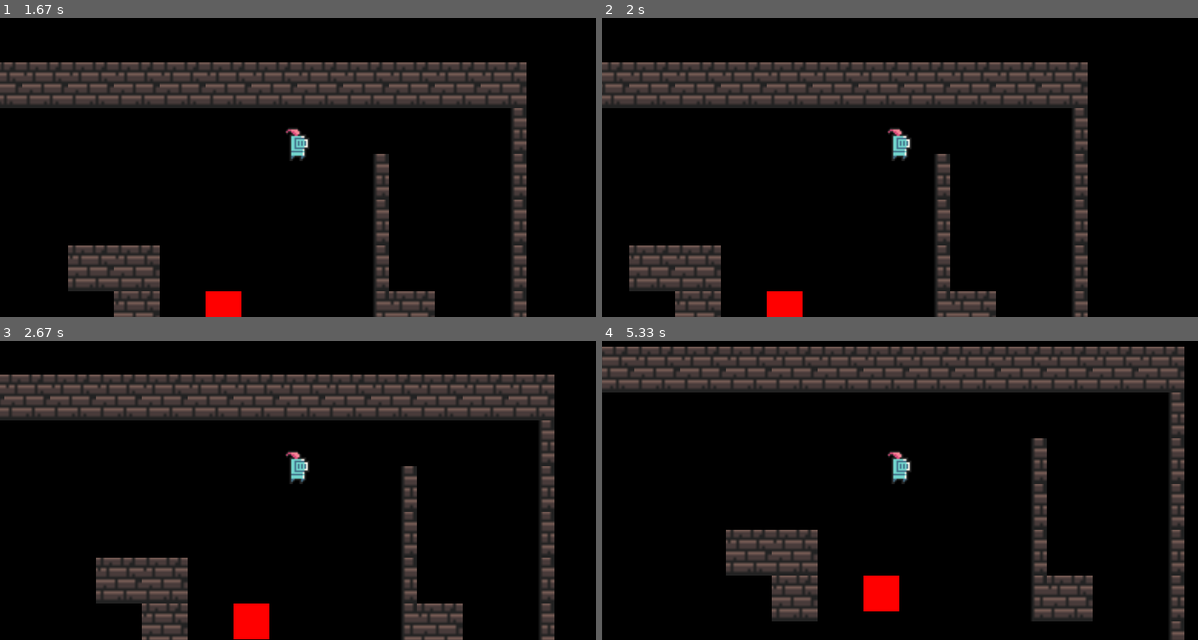
Above: before the commit, frames 1-4 (two rows, left to right).
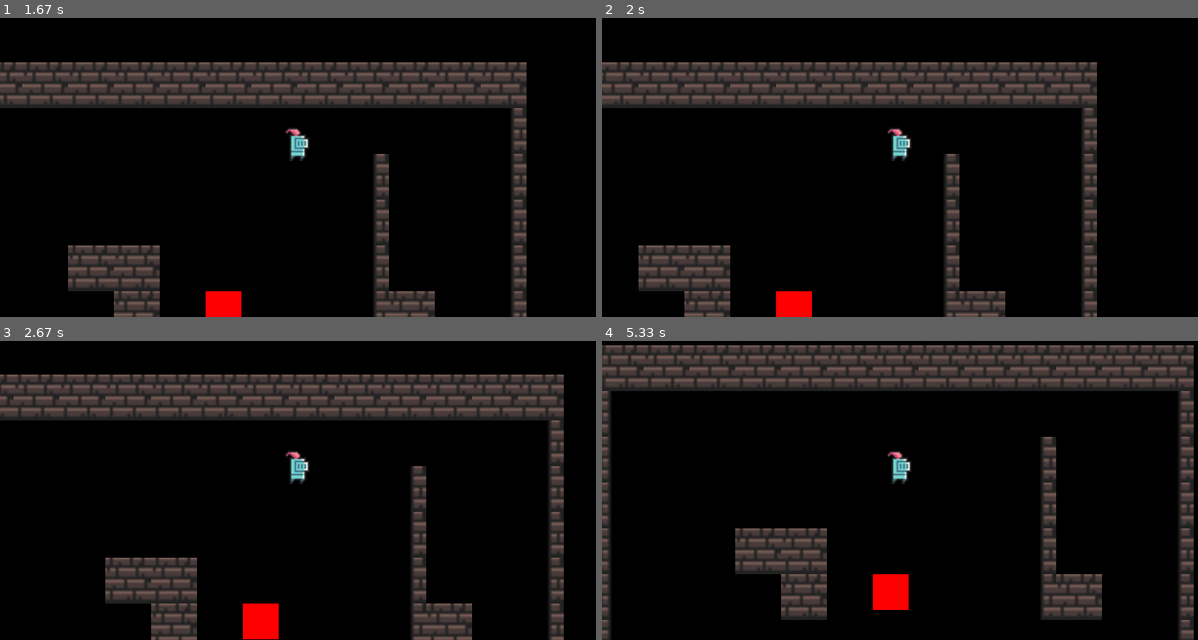
Above: after the commit, the same moments.

Repository: kobemaristela/ElChess
Game: pygame game, started from Map/rpg_game.py
Two runs of this game, one before a commit and one after it. Both use one fixed random seed, a clock stepped at 60 frames per second and the inputs below.
Inputs (mouse positions are in pixels of both pictures, inside the frame that each line leads up to):
- Up to frame 1 (1.67 s): click (298, 137) at 0.38 s; hold Right 0.67-1.13 s; hold Up 1.17-1.47 s; hold Right from 1.5 s (still down)
- Up to frame 2 (2 s): release Right at 1.97 s
- Up to frame 3 (2.67 s): hold Left 2-2.53 s; hold Down from 2.57 s (still down)
- Up to frame 4 (5.33 s): release Down at 2.87 s; hold Left 2.9-3.3 s; hold Up 3.33-3.7 s; hold Right 3.73-4.37 s; hold Down 4.4-4.77 s; hold Left 4.8-5.27 s; hold Right from 5.3 s (still down)

Frame 1 is identical in both runs. In frame 2, 8.5% of the frame differs, in the area x 0-84%, y 14-100%; in frame 3, 9.3%; in frame 4, 14%, in the area x 0-100%, y 1-100%.

Commit message:
added collision functionality

Diff:
--- a/Map/hero.py
+++ b/Map/hero.py
@@ -1,5 +1,6 @@
 import pygame
 import random
+import os
 from pygame.locals import (
     RLEACCEL,
     K_UP,
@@ -13,9 +14,9 @@
 
 
 class Hero(pygame.sprite.Sprite):
-    def __init__(self, position, groups, name, level=1, hp=3):
+    def __init__(self, position, groups, name, obstacle_sprites, level=1, hp=3):
         super().__init__(groups)
-        self.image = pygame.image.load('./Graphics-Audio/knight_player.png').convert_alpha()
+        self.image = pygame.image.load(os.pardir + '/Graphics-Audio/knight_player.png').convert_alpha()
         self.rect = self.image.get_rect(topleft = position)
 
         self.direction = pygame.math.Vector2()
@@ -25,6 +26,7 @@
         self.level = level
         self.hp = hp
 
+        self.obstacle_sprites = obstacle_sprites
 
     def __str__(self):
         return f'Hero {self.name} - Level: {self.level} Health: {self.hp}'
@@ -56,7 +58,23 @@
     def move(self, speed):
         if self.direction.magnitude() != 0:
             self.direction = self.direction.normalize()
-        self.rect.center += self.direction * speed
+        self.rect.x += self.direction.x * speed
+        self.collision("horizontal")
+        self.rect.y += self.direction.y * speed
+        self.collision("vertical")
+    def collision(self, direction):
+        collided_sprites = pygame.sprite.spritecollide(self, self.obstacle_sprites, False)
+        for sprite in collided_sprites:
+            if direction == "horizontal":
+                if self.direction.x > 0:
+                    self.rect.right = sprite.rect.left
+                if self.direction.x < 0:
+                    self.rect.left = sprite.rect.right
+            if direction == "vertical":
+                if self.direction.y > 0:
+                    self.rect.bottom = sprite.rect.top
+                if self.direction.y < 0:
+                    self.rect.top = sprite.rect.bottom
 
     def update(self):
         self.keyboard_input()
--- a/Map/map_tiles.py
+++ b/Map/map_tiles.py
@@ -1,4 +1,5 @@
 import pygame
+import os
 from map_constants import *
 from hero import Hero
 from monster import Monster
@@ -7,11 +8,11 @@
     def __init__(self, position, groups, type):
         super().__init__(groups)
         if type == 'mid':
-            self.image = pygame.image.load('./Graphics-Audio/wall_mid.png').convert_alpha()
+            self.image = pygame.image.load(os.pardir + '/Graphics-Audio/wall_mid.png').convert_alpha()
         elif type == 'left':
-            self.image = pygame.image.load('./Graphics-Audio/wall_left.png').convert_alpha()
+            self.image = pygame.image.load(os.pardir + '/Graphics-Audio/wall_left.png').convert_alpha()
         elif type == 'right':
-            self.image = pygame.image.load('./Graphics-Audio/wall_right.png').convert_alpha()
+            self.image = pygame.image.load(os.pardir + '/Graphics-Audio/wall_right.png').convert_alpha()
         self.rect = self.image.get_rect(topleft = position)
 
 # class Floor(pygame.sprite.Sprite):
@@ -23,13 +24,13 @@
 class Boss(pygame.sprite.Sprite):
     def __init__(self, position, groups):
         super().__init__(groups)
-        self.image = pygame.image.load('./Graphics-Audio/boss_pic.png').convert_alpha()
+        self.image = pygame.image.load(os.pardir + '/Graphics-Audio/boss_pic.png').convert_alpha()
         self.rect = self.image.get_rect(topleft = position)
 
 class Player(pygame.sprite.Sprite):
     def __init__(self, position, groups):
         super().__init__(groups)
-        self.image = pygame.image.load('./Graphics-Audio/knight_player.png').convert_alpha()
+        self.image = pygame.image.load(os.pardir + '/Graphics-Audio/knight_player.png').convert_alpha()
         self.rect = self.image.get_rect(topleft = position)
 
         self.direction = pygame.math.Vector2()
@@ -106,7 +107,7 @@
                 elif col == 'r':
                     Wall((x, y), [self.visible_sprites, self.obstacle_sprites], 'right')
                 elif col == 'p':
-                    self.player = Hero((x, y), [self.visible_sprites], 'bob')
+                    self.player = Hero((x, y), [self.visible_sprites],'bob', self.obstacle_sprites)
                 elif col == 'B':
                     Boss((x, y), [self.visible_sprites, self.obstacle_sprites])
                 elif col == 'M':
--- a/Map/rpg_game.py
+++ b/Map/rpg_game.py
@@ -1,4 +1,5 @@
 import pygame, sys
+import os
 from pygame.locals import *
 from map_constants import *
 from map_tiles import Map
@@ -14,7 +15,7 @@
         self.map = Map()
 
         #audio
-        self.music = pygame.mixer.Sound('./Graphics-Audio/dungeon_music.wav')
+        self.music = pygame.mixer.Sound(os.pardir + '/Graphics-Audio/dungeon_music.wav')
         self.music.set_volume(0.5)
         self.music.play(-1)
 
@@ -24,6 +25,7 @@
         welcome_text = title_font.render('Welcome to ELCHESS', True, WHITE)
         click_caption = font.render('-Click anywhere to start game-', True, RED) #cyan
         backspace_caption = font.render('-Backspace to QUIT game-', True, GRAY) #magenta
+
 
         play = True
         while play:
@@ -44,8 +46,8 @@
 
     def run(self):
         # run and setup game here
-        attack_button_img = pygame.image.load('./Graphics-Audio/attack_button.png').convert_alpha()
-        flee_button_img = pygame.image.load('./Graphics-Audio/flee_button.png').convert_alpha()
+        attack_button_img = pygame.image.load(os.pardir + '/Graphics-Audio/attack_button.png').convert_alpha()
+        flee_button_img = pygame.image.load(os.pardir + '/Graphics-Audio/flee_button.png').convert_alpha()
         player_attack_button = Button(50, 450, attack_button_img, 0.65)
         player_flee_button = Button(450, 450, flee_button_img, 0.65)
 
--- a/Realms/map_constants.py
+++ /dev/null
@@ -1,15 +0,0 @@
-WIDTH, HEIGHT = 800, 450
-GRID_WIDTH, GRID_HEIGHT = 16 , 9
-
-BLOCK_SIZE = 50   #defines the length & width of one grid square in pixels
-
-WHITE = (255,255,255)
-BLUE = (0,0, 200)
-BLACK = (0,0,0)
-RED = (255,0,0)
-
-
-walls = [(2,2), (3,2), (7,4), (8,4), (9,4), (4,4), (4,5), (4,6), (4,7)] #may incorporate into a Room class later, contains coordinates for non-border walls
-gates = [(7,8), (8,0), (9,0), (0,5), (0,6)] #contains coordinates for any spaces where borders should not be drawn
-
-FPS = 60
--- a/Realms/room.py
+++ /dev/null
@@ -1,10 +0,0 @@
-class Room:
-    def __init__(self, walls: list, gates: list, adjacent_rooms: list) -> None:
-        self.walls = walls
-        self.gates = gates
-
-        #indeces will signify direction the room is in: 0 - left, 1 - right, 2- top, 3- down
-        self.left_room = adjacent_rooms[0]
-        self.right_room = adjacent_rooms[1]
-        self.top_room = adjacent_rooms[2]
-        self.bottom_room = adjacent_rooms[3]
--- a/game_sprites.py
+++ /dev/null
@@ -1,28 +0,0 @@
-import pygame
-
-from Realms.map_constants import BLOCK_SIZE
-
-#thanks to http://programarcadegames.com/index.php?chapter=introduction_to_sprites&lang=en for providing a very useful guide on sprites
-class HeroSprite(pygame.sprite.Sprite):
-
-    def __init__(self, color, width, height, initial_pos: tuple):
-        super().__init__()
-
-        self.image = pygame.Surface([width, height])
-        self.image.fill(color)
-
-        self.rect = self.image.get_rect()
-        self.rect.x = initial_pos[0]
-        self.rect.y = initial_pos[1]
-
-class WallSprite(pygame.sprite.Sprite):
-
-    def __init__(self, color, width, height, grid_coordinates: tuple):
-        super().__init__()
-
-        self.image = pygame.Surface([width,height])
-        self.image.fill(color)
-
-        self.rect = self.image.get_rect()
-        self.rect.x = grid_coordinates[0] * BLOCK_SIZE
-        self.rect.y = grid_coordinates[1] * BLOCK_SIZE
--- a/main.py
+++ /dev/null
@@ -1,180 +0,0 @@
-import pygame
-from Realms.map_constants import *
-from game_sprites import *
-from Realms.room import Room
-from Mobs.monster import Monster
-from Mobs.hero import Hero
-from pygame_main import Button
-
-WIN = pygame.display.set_mode((WIDTH, HEIGHT))
-pygame.display.set_caption("Elchess Map")
-
-
-
-#thanks to http://programarcadegames.com/index.php?chapter=introduction_to_sprites&lang=en for providing a very useful guide on sprites
-
-def load_wall(walls, wall_group: pygame.sprite.Group):
-    for wall in walls:
-        wall_sprite = WallSprite(BLACK, BLOCK_SIZE, BLOCK_SIZE, wall)
-        wall_group.add(wall_sprite)
-def load_standard_borders(gate_coordinates, wall_sprites: pygame.sprite.Group):
-    for i in range(max(GRID_HEIGHT, GRID_WIDTH)):
-        border_coordinate = (0,i)
-        #left border
-        if border_coordinate not in gate_coordinates and i < GRID_HEIGHT:
-            wall_sprite = WallSprite(BLACK, BLOCK_SIZE, BLOCK_SIZE, border_coordinate)
-            wall_sprites.add(wall_sprite)
-        #right border
-        border_coordinate = (GRID_WIDTH - 1, i)
-        if border_coordinate not in gate_coordinates and i < GRID_HEIGHT:
-            wall_sprite = WallSprite(BLACK, BLOCK_SIZE, BLOCK_SIZE, border_coordinate)
-            wall_sprites.add(wall_sprite)
-        #bottom border
-        border_coordinate = (i, GRID_HEIGHT - 1)
-        if border_coordinate not in gate_coordinates and i < GRID_WIDTH:
-            wall_sprite = WallSprite(BLACK, BLOCK_SIZE, BLOCK_SIZE, border_coordinate)
-            wall_sprites.add(wall_sprite)
-        #top border
-        border_coordinate = (i, 0)
-        if border_coordinate not in gate_coordinates and i < GRID_WIDTH:
-            wall_sprite = WallSprite(BLACK, BLOCK_SIZE, BLOCK_SIZE, border_coordinate)
-            wall_sprites.add(wall_sprite)
-
-
-
-def handle_hero_movement(key_event: pygame.event.Event, hero_sprite: Hero, wall_sprites: pygame.sprite.Group):
-    if key_event.key == pygame.K_w:
-        hero_sprite.rect.y -= BLOCK_SIZE
-        if pygame.sprite.spritecollide(hero_sprite, wall_sprites, False): #does it cause a collision?
-            hero_sprite.rect.y += BLOCK_SIZE #if so, disallow movement to that direction
-    if key_event.key == pygame.K_s:
-        hero_sprite.rect.y += BLOCK_SIZE
-        if pygame.sprite.spritecollide(hero_sprite, wall_sprites, False):
-            hero_sprite.rect.y -= BLOCK_SIZE
-    if key_event.key == pygame.K_a:
-        hero_sprite.rect.x -= BLOCK_SIZE
-        if pygame.sprite.spritecollide(hero_sprite, wall_sprites, False):
-            hero_sprite.rect.x += BLOCK_SIZE
-    if key_event.key == pygame.K_d:
-        hero_sprite.rect.x += BLOCK_SIZE
-        if pygame.sprite.spritecollide(hero_sprite, wall_sprites, False):
-            hero_sprite.rect.x -= BLOCK_SIZE
-
-
-def handle_room_change(hero_sprite: Hero, current_room: Room, wall_sprites: pygame.sprite.Group):
-    next_room = current_room
-
-    if hero_sprite.rect.y < 0 and current_room.top_room:
-        hero_sprite.rect.y += GRID_HEIGHT * BLOCK_SIZE #move hero to bottom of screen
-        next_room = current_room.top_room
-    if hero_sprite.rect.y  > HEIGHT and current_room.bottom_room:
-        hero_sprite.rect.y -= GRID_HEIGHT * BLOCK_SIZE
-        next_room = current_room.bottom_room
-    if hero_sprite.rect.x  < 0 and current_room.left_room:
-        hero_sprite.rect.x += GRID_WIDTH * BLOCK_SIZE
-        next_room = current_room.left_room
-    if hero_sprite.rect.x  > WIDTH  and current_room.right_room:
-        hero_sprite.rect.x -= GRID_WIDTH * BLOCK_SIZE
-        next_room = current_room.right_room
-    if not next_room  == current_room:
-        wall_sprites.empty()
-        load_standard_borders(next_room.gates, wall_sprites)
-        load_wall(next_room.walls, wall_sprites)
-        return next_room
-    return current_room
-
-def draw_window(*sprite_groups: pygame.sprite.Group):
-    WIN.fill(WHITE)
-    draw_grid()
-    for group in sprite_groups:
-        group.draw(WIN)
-
-
-
-
-# thanks to https://stackoverflow.com/a/61007670
-def draw_grid():
-    block_size = BLOCK_SIZE #Set the size of the grid block
-    for x in range(0, WIDTH, block_size):
-        for y in range(0, HEIGHT, block_size):
-            rect = pygame.Rect(x, y, block_size, block_size)
-            pygame.draw.rect(WIN, BLACK, rect, 1)
-
-
-def main():
-
-    mode = "map"
-
-    left_room = Room([],[(GRID_WIDTH -1, 6),(GRID_WIDTH - 1, 5)],[0,0,0,0])
-    top_room = Room([(5,5),(5,6),(6,6),(6,5)],[(8,GRID_HEIGHT -1), (9, GRID_HEIGHT - 1)],[0,0,0,0])
-    beginning_room = Room(walls, gates, [left_room,0,top_room,0])
-
-    #these lines are suboptimal, need to restructure Room class to improve scalability
-    top_room.bottom_room = beginning_room
-    left_room.right_room = beginning_room
-
-    current_room = beginning_room
-
-    hero_initial_pos = pygame.Rect(WIDTH //2 - 3 * BLOCK_SIZE // 4, HEIGHT - 3 * BLOCK_SIZE // 4, BLOCK_SIZE // 2, BLOCK_SIZE // 2)
-
-    hero_sprite_group = pygame.sprite.Group()
-    hero = Hero("Bill")
-    hero.rect.x = hero_initial_pos.x
-    hero.rect.y = hero_initial_pos.y
-    hero_sprite_group.add(hero)
-
-
-    wall_sprites = pygame.sprite.Group()
-    all_sprites = pygame.sprite.Group()
-    all_sprites.add(hero)
-
-    monsters = pygame.sprite.Group()
-    monster1 = Monster(175, 175)
-    monster2 = Monster(275,225)
-    monsters.add(monster1,monster2)
-
-    #from Timothy's pygame_main file
-    attack_button_img = pygame.image.load('attack_button.png').convert_alpha()
-    flee_button_img = pygame.image.load('flee_button.png').convert_alpha()
-    player_attack_button = Button(50, 300, attack_button_img, 0.65) #changed y coordinate
-    player_flee_button = Button(450, 300, flee_button_img, 0.65)
-
-    clock = pygame.time.Clock()
-    run = True
-
-    load_wall(current_room.walls, wall_sprites)
-    load_standard_borders(current_room.gates,wall_sprites)
-
-    while run:
-        clock.tick(FPS)
-        for event in pygame.event.get():
-            if event.type == pygame.QUIT:
-                run = False
-            if event.type == pygame.KEYUP and mode == "map":
-                handle_hero_movement(event, hero, wall_sprites)
-
-        current_room = handle_room_change(hero, current_room, wall_sprites)
-        draw_window(wall_sprites, monsters, hero_sprite_group)
-
-
-        #from Timothy's pygame_main.py
-        monster_to_attack = pygame.sprite.spritecollideany(hero, monsters, pygame.sprite.collide_rect_ratio(3)) #last arg allows for collisions in tiles around the monster
-        if monster_to_attack:
-            mode = "battle" #disallow player movement while in battle
-            print(monster_to_attack)
-            if player_attack_button.draw(WIN):
-                print(monster_to_attack)
-                hero.attack(monster_to_attack)
-                print(monster_to_attack)
-
-                if monster_to_attack.hp <= 0:
-                    monster_to_attack.kill()
-                    mode = "map"
-
-            player_flee_button.draw(WIN)
-        pygame.display.update() #should preferably be in draw_window(), must find way to incorporoate button pop-up into said function.
-
-    pygame.quit()
-
-if __name__ == "__main__":
-    main()
